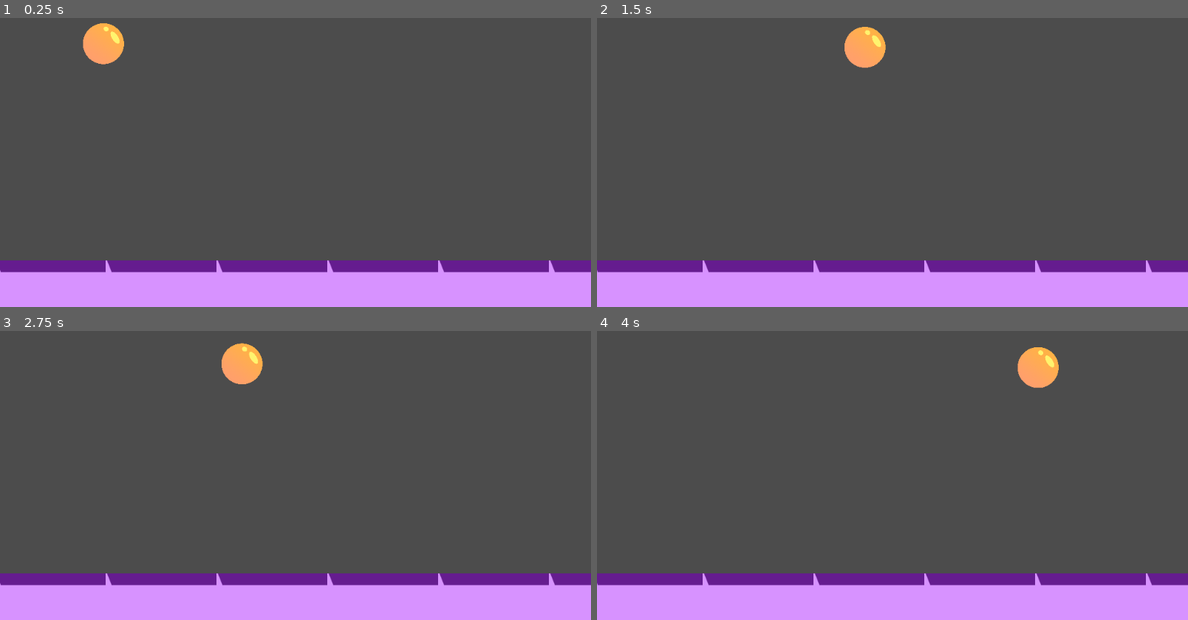
Above: before the commit, frames 1-4 (two rows, left to right).
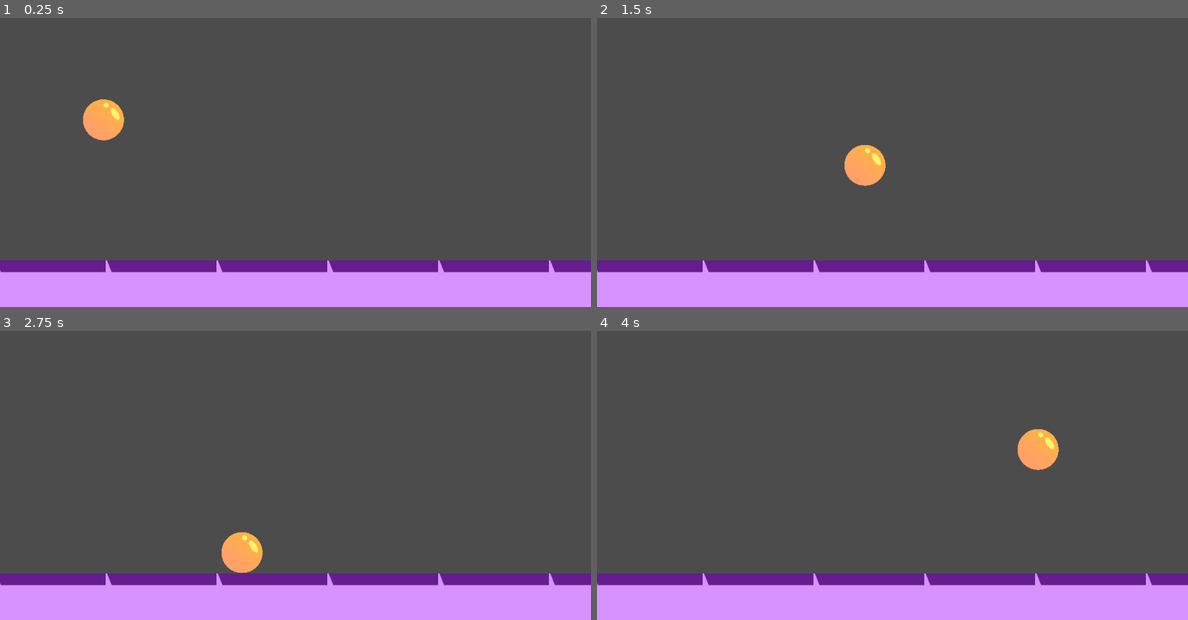
Above: after the commit, the same moments.

Repository: alvansga/myfirstgodotgame
Game: Godot game, scene res://src/levels/level template.tscn
Two runs of this game, one before a commit and one after it. Both use one fixed random seed, a clock stepped at 60 frames per second and the inputs below. The project has no main scene, so this scene is started directly.
Inputs:
- Up to frame 1 (0.25 s): no input
- Up to frame 2 (1.5 s): hold Right (move_right) from 0.53 s (still down); tap W (jump) at 0.6, 0.77, 1.07, 1.35 s
- Up to frame 3 (2.75 s): tap W (jump) at 1.52, 1.82, 2.1 s; release Right (move_right) at 2.03 s; hold Left (move_left) from 2.03 s (still down)
- Up to frame 4 (4 s): release Left (move_left) at 2.78 s; hold Right (move_right) from 2.78 s (still down); tap W (jump) at 2.85, 3.02, 3.32, 3.6, 3.77 s

The runs differ from the first frame. In frame 1, 1.6% of the frame differs, in the area x 14-21%, y 1-43%; in frame 2, 1.6%; in frame 3, 1.6%; in frame 4, 1.6%.

Commit message:
- can jump

Diff:
--- a/marble/src/ball/ball.gd
+++ b/marble/src/ball/ball.gd
@@ -1,11 +1,11 @@
 extends KinematicBody2D
 
-
+const FLOOR_NORMAL: = Vector2.UP
 # Declare member variables here. Examples:
 # var a = 2
 # var b = "text"
-export var speed: = Vector2(300.0, 1000.0)
-export var gravity: = 1500.0
+export var speed: = Vector2(300.0, 500.0)
+export var gravity: = 4000.0
 var velo: = Vector2.ZERO #Vector2(300,0)
 
 # Called when the node enters the scene tree for the first time.
@@ -17,11 +17,28 @@
 #func _process(delta):
 #	pass
 func _physics_process(delta: float) -> void:
-	var direction = Vector2(
+	var direction = get_direction()
+
+	velo = calculate_move_velo(velo,direction,speed)
+
+	#velo = speed * direction
+	#velo.y += gravity * delta
+	velo = move_and_slide(velo,FLOOR_NORMAL)
+
+func get_direction() -> Vector2:
+	return Vector2(
 		Input.get_action_strength("move_right") - Input.get_action_strength("move_left"),
-		0.0
+		-1.0 if Input.is_action_just_pressed("jump") and is_on_floor() else 1.0
 	)
-	velo = speed * direction
-	velo.y += gravity * delta
-	#velo.y = max()
-	move_and_slide(velo)
+
+func calculate_move_velo(
+		linear_velo: Vector2,
+		direction: Vector2,
+		speed: Vector2
+	) -> Vector2:
+	var new_velo: = linear_velo
+	new_velo.x = speed.x * direction.x
+	new_velo.y += gravity * get_physics_process_delta_time()
+	if direction.y == -1.0:
+		new_velo.y = speed.y * direction.y
+	return new_velo
--- a/marble/src/levels/level template.tscn
+++ b/marble/src/levels/level template.tscn
@@ -43,5 +43,4 @@
 
 [node name="ball" parent="." instance=ExtResource( 2 )]
 position = Vector2( 178.738, 177.585 )
-speed = Vector2( 300, 2000 )
-gravity = 300.0
+speed = Vector2( 300, 1200 )
Not shown: 3 places in marble/src/levels/level template.tscn that only renumber resources
